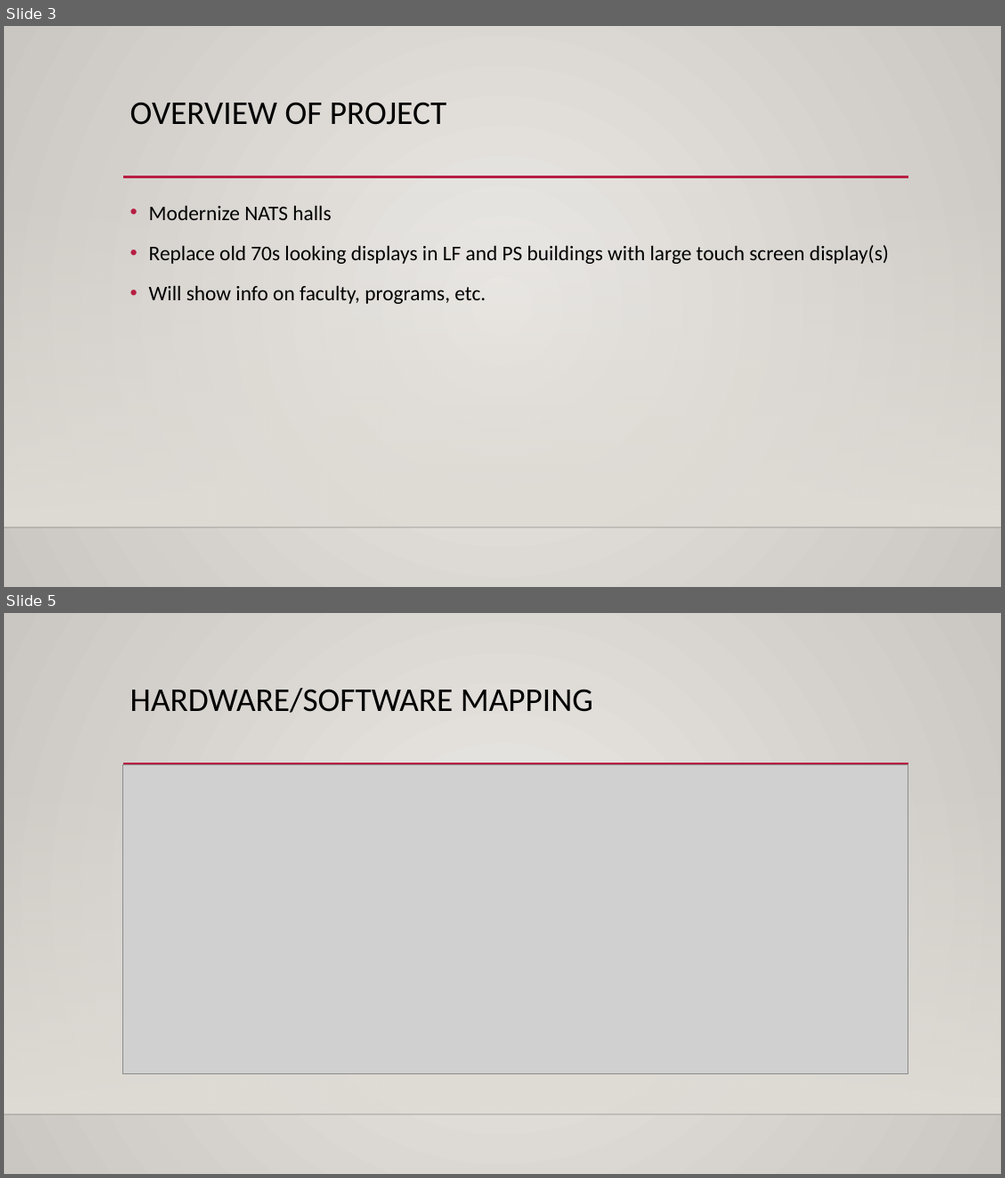
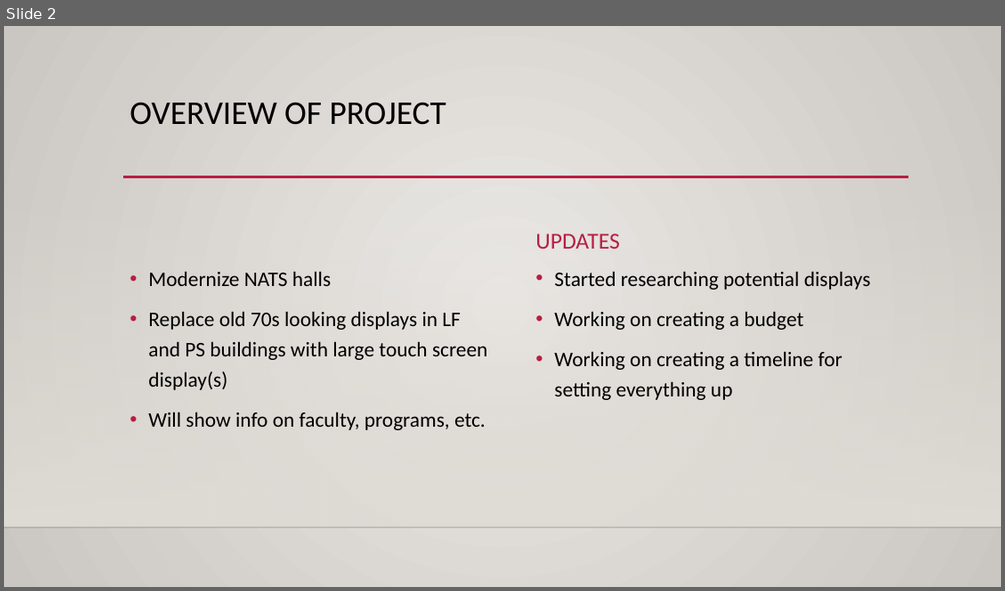
Before and after one commit to IUS-CS/Team17, a slide deck: REPORTS/RF3.pptx. Shown one above the other, each under a label of ours: slides 3 and 5 before the commit, slide 2 after it; the slides between them are not shown. The pictures are 1005x1178 and 1005x591 pixels, drawn with LibreOffice and Linux fonts; fonts in the diff are those of the drawing; grey boxes stand for pictures; background and template pictures are left out. Boxes give left, top, right and bottom in pixels: in the first picture for what was removed or moved away, otherwise in the second. Text is boxed around its words. In the diff, an @@ line names an element or a change of style, - is before the commit and + after.

Commit message:
adjusted powerpoint to be less slides with same amount of info, and repo layout

```diff
--- a/REPORTS/RF3.pptx
+++ b/REPORTS/RF3.pptx
@@ slide 5 removed at (x1=4, y1=613, x2=1001, y2=1174), background gradient #ECEAE7 to #CAC7C1; not listed: 3 template elements that a slide beside it also shows @@
@@ title removed at (x1=130, y1=688, x2=593, y2=713) @@
-HARDWARE/SOFTWARE MAPPING
@@ picture removed at (x1=123, y1=765, x2=908, y2=1074) @@
@@ what was slide 3 is now slide 2 @@
@@ slide 2 changed as well @@
@@ text added at (x1=535, y1=233, x2=619, y2=248), 22 pt, text #B71E42 @@
+UPDATES
@@ text "Modernize NATS halls" rewrapped from (x1=149, y1=205, x2=889, y2=304) to (x1=148, y1=271, x2=487, y2=430) @@
@@ text added at (x1=554, y1=271, x2=871, y2=400), 20 pt, text #000000 @@
+• Started researching potential displays
+• Working on creating a budget
+• Working on creating a timeline for setting everything up
```
Also in this commit, not shown: 2 other slides changed, 1 slide added, 2 other slides removed, 3 other files.
